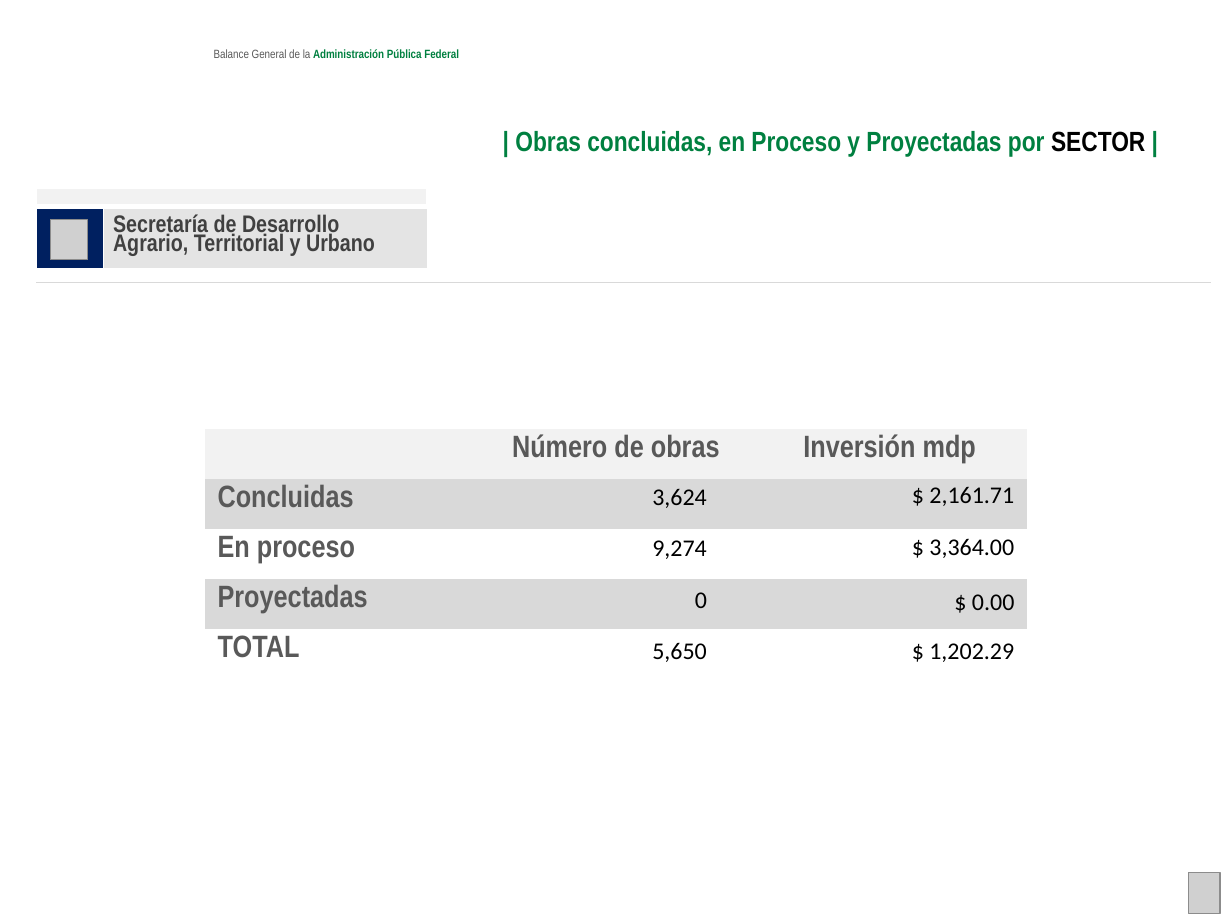
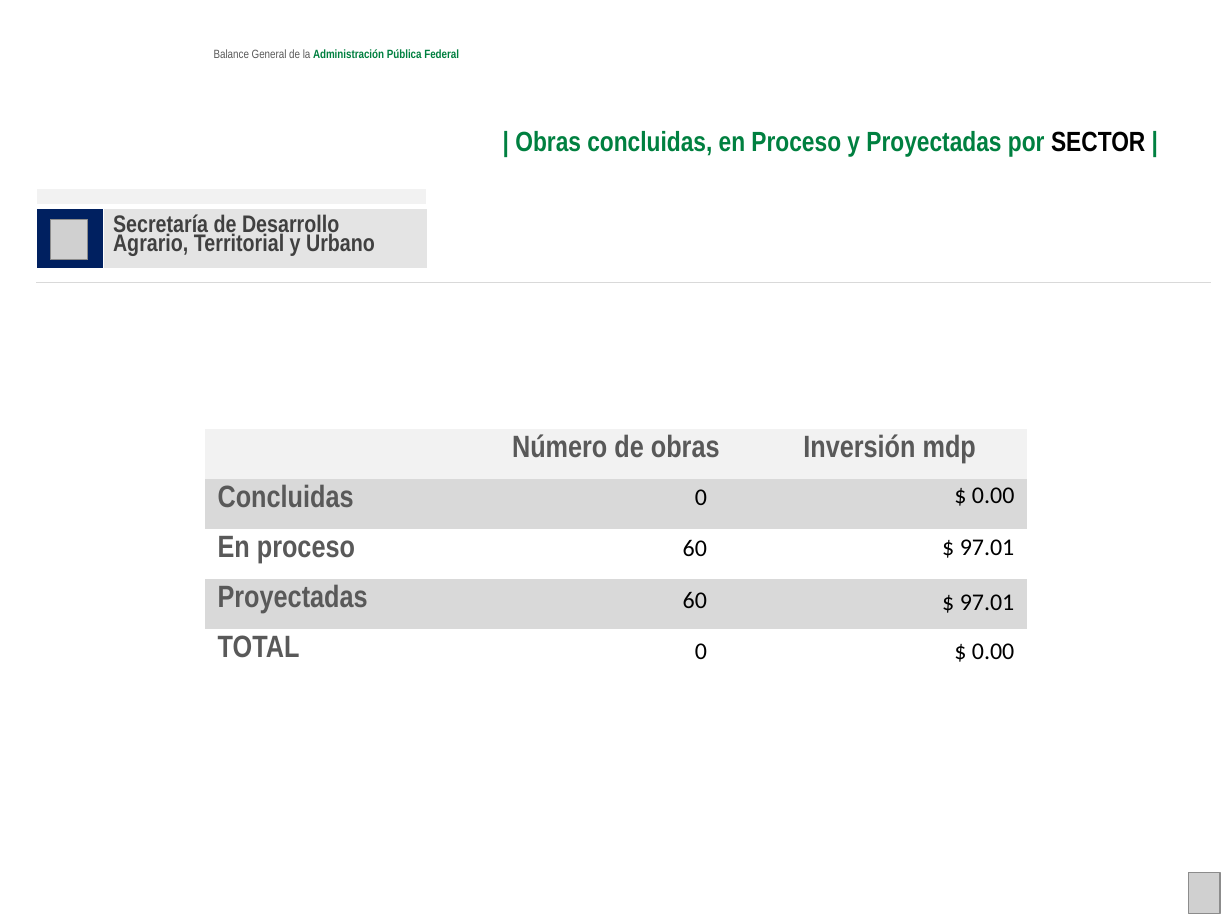
Before and after one commit to fpedro23/djangoObras, a slide deck: slide 15 of obras/static/ppt/ppt-generados/hiper_por_sector_1.pptx. Drawn at 1232x924 pixels with LibreOffice and Linux fonts; fonts in the diff are those of the drawing; grey boxes stand for pictures; background and template pictures are left out. Boxes give left, top, right and bottom in pixels: in the first picture for what was removed or moved away, otherwise in the second. Text is boxed around its words. In the diff, an @@ line names an element or a change of style, - is before the commit and + after.

```diff
--- a/obras/static/ppt/ppt-generados/hiper_por_sector_1.pptx
+++ b/obras/static/ppt/ppt-generados/hiper_por_sector_1.pptx
@@ text at [695,489,707,505]: text changed @@
-3,624
+0
@@ text at [972,487,1014,503]: text changed @@
-$ 2,161.71
+$ 0.00
@@ text at [683,539,707,556]: text changed @@
-9,274
+60
@@ text at [960,539,1015,555]: text changed @@
-$ 3,364.00
+$ 97.01
@@ text added at [683,592,707,608], 14 pt, text #000000 @@
+60
@@ text added at [960,594,1015,610], 14 pt, text #000000 @@
+$ 97.01
@@ text "0": place and size @@
-text "0" at [695,592,707,608]
+text "0" at [695,643,707,659]
@@ text removed at [652,642,707,662] @@
-5,650
@@ text "$ 0.00": place and size @@
-text "$ 0.00" at [972,594,1014,610]
+text "$ 0.00" at [972,643,1014,659]
@@ text removed at [929,643,1014,662] @@
-$ 1,202.29
```
Also in this commit, not shown: 14 other slides changed, 2 slides added, 5 other files.
